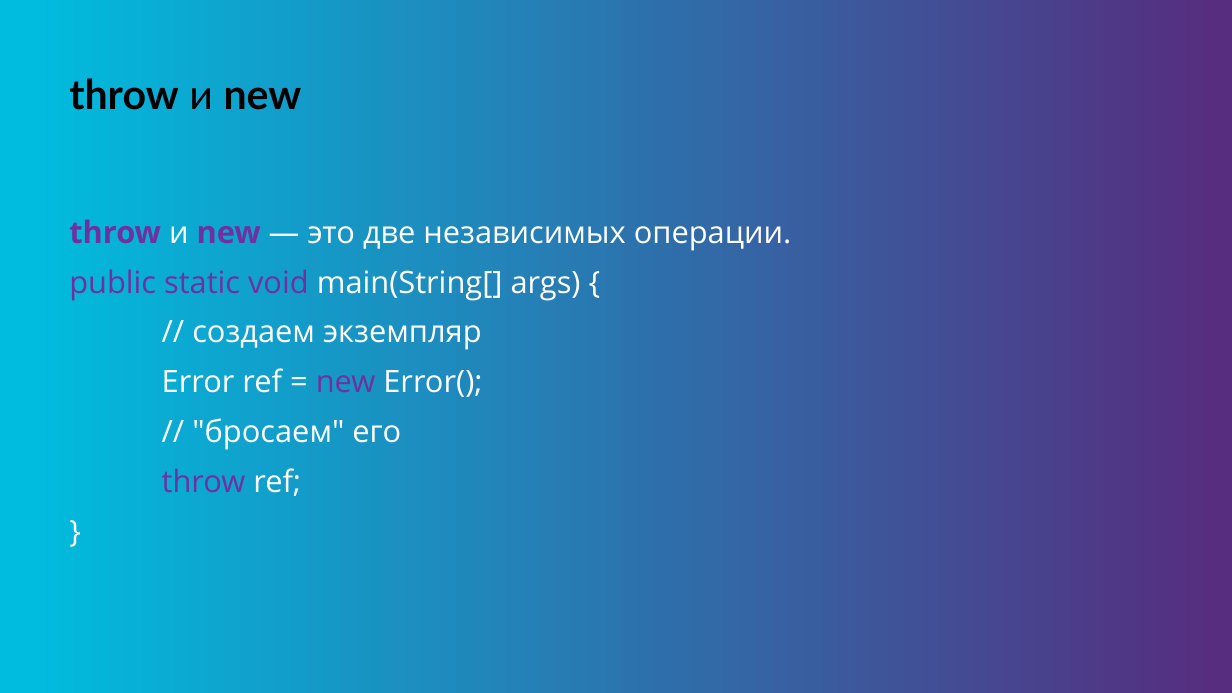
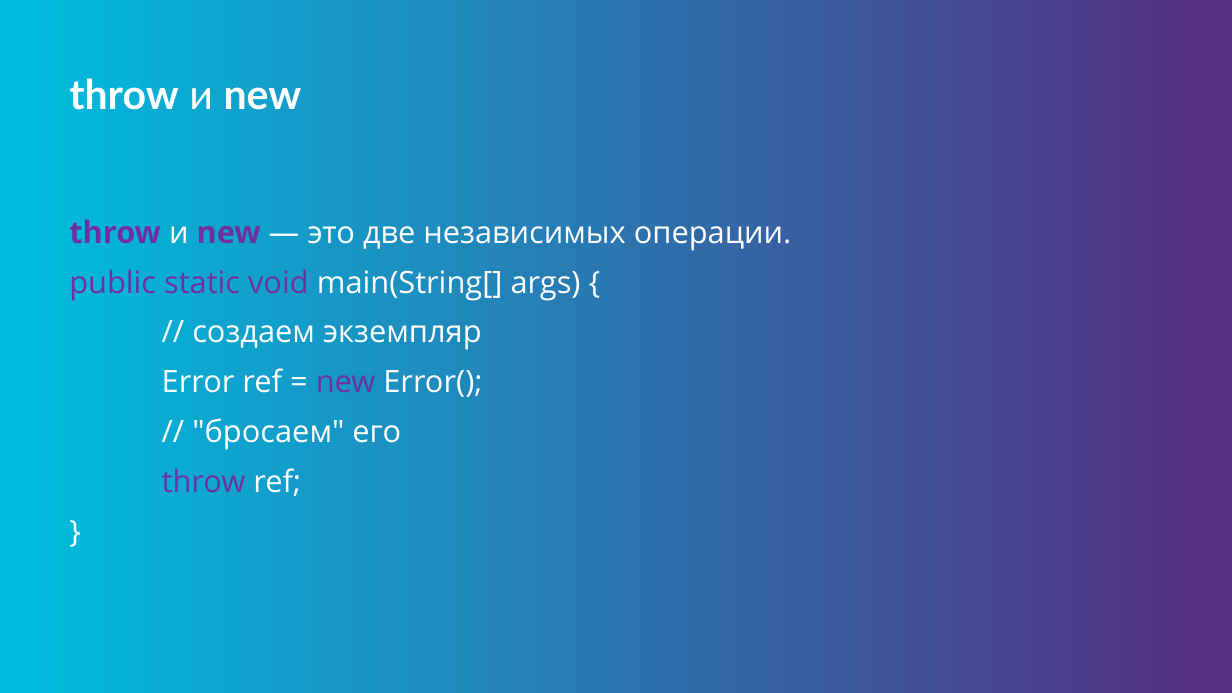
Before and after one commit to java-basic-tutorial/lessons, a slide deck: slide 24 of lesson05/lesson05.pptx. Drawn at 1232x693 pixels with LibreOffice and Linux fonts; fonts in the diff are those of the drawing; background and template pictures are left out. Boxes give left, top, right and bottom in pixels: in the first picture for what was removed or moved away, otherwise in the second. Text is boxed around its words. In the diff, an @@ line names an element or a change of style, - is before the commit and + after.

```diff
--- a/lesson05/lesson05.pptx
+++ b/lesson05/lesson05.pptx
@@ title "throw и new" at box(69, 78, 302, 110): text colour #000000 to #FFFFFF @@
```
Also in this commit, not shown: 9 other slides changed, 2 other files.
